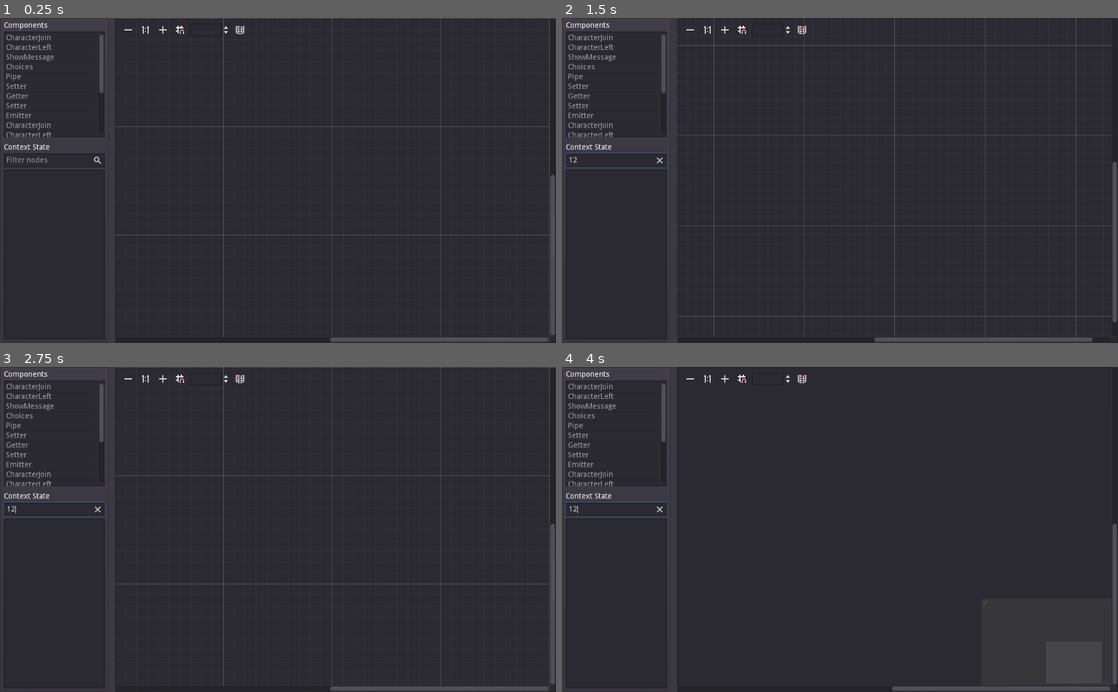
Above: before the commit, frames 1-4 (two rows, left to right).
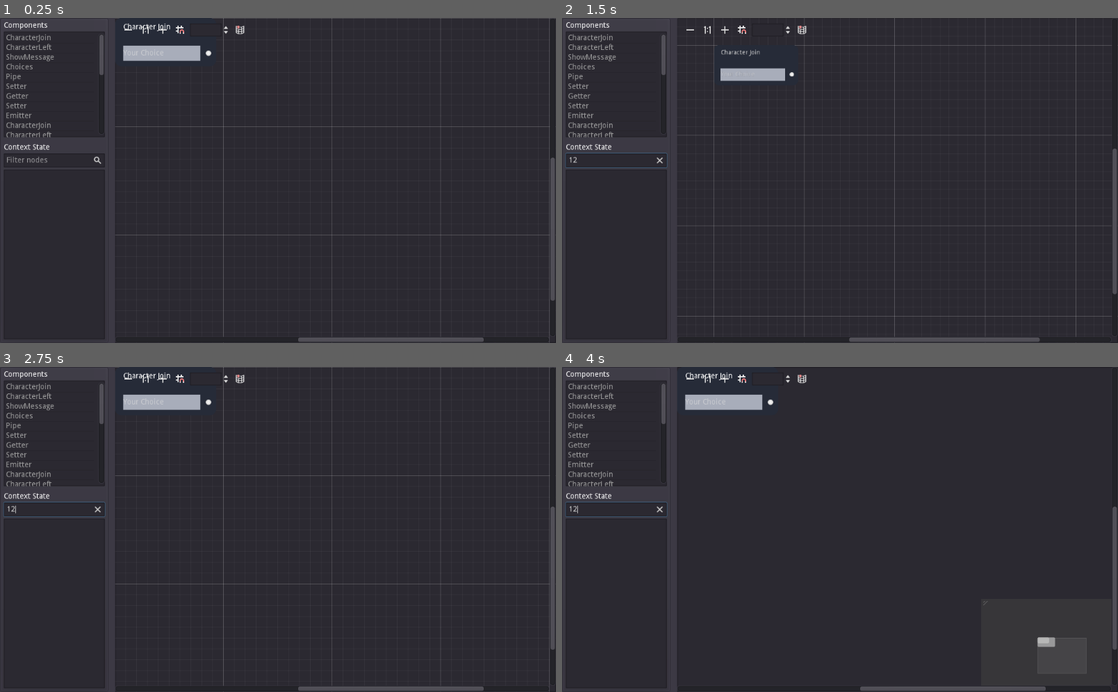
Above: after the commit, the same moments.

Repository: CTRLRLTY/Kata-kata
Game: Godot game, scene res://Scenes/DialogueEditor.tscn
Two runs of this game, one before a commit and one after it. Both use one fixed random seed, a clock stepped at 60 frames per second and the inputs below.
Inputs (mouse positions are in pixels of both pictures, inside the frame that each line leads up to):
- Up to frame 1 (0.25 s): no input
- Up to frame 2 (1.5 s): click (617, 161) at 0.52 s; type "12" at 0.6 s; click (689, 31) at 1.25 s
- Up to frame 3 (2.75 s): click (161, 380) at 2 s
- Up to frame 4 (4 s): click (739, 380) at 2.75 s; click (801, 380) at 3.5 s

The runs differ from the first frame. In frame 1, 1.2% of the frame differs, in the area x 17-100%, y 0-100%; in frame 2, 0.9%; in frame 3, 1.2%; in frame 4, 1.3%, in the area x 17-100%, y 1-100%.

Commit message:
Added CharacterJoinNode

Diff:
--- /dev/null
+++ b/Scenes/Components/CharacterJoinNode.tscn
@@ -0,0 +1,69 @@
+[gd_scene load_steps=3 format=2]
+
+[ext_resource path="res://Resources/Styleboxes/CharacterNodeBG.stylebox" type="StyleBox" id=1]
+
+[sub_resource type="StyleBoxFlat" id=6]
+bg_color = Color( 0.662745, 0.682353, 0.733333, 1 )
+
+[node name="CharacterJoin" type="GraphNode"]
+margin_left = 10.0
+margin_top = 113.0
+margin_right = 196.0
+margin_bottom = 202.0
+mouse_filter = 1
+custom_styles/frame = ExtResource( 1 )
+custom_constants/port_offset = 14
+custom_constants/separation = 0
+slot/0/left_enabled = false
+slot/0/left_type = 0
+slot/0/left_color = Color( 1, 1, 1, 1 )
+slot/0/right_enabled = false
+slot/0/right_type = 0
+slot/0/right_color = Color( 1, 1, 1, 1 )
+slot/1/left_enabled = false
+slot/1/left_type = 0
+slot/1/left_color = Color( 1, 1, 1, 1 )
+slot/1/right_enabled = true
+slot/1/right_type = 0
+slot/1/right_color = Color( 1, 1, 1, 1 )
+__meta__ = {
+"_edit_use_anchors_": false
+}
+
+[node name="Header" type="MarginContainer" parent="."]
+margin_left = 15.0
+margin_top = 10.0
+margin_right = 181.0
+margin_bottom = 51.0
+mouse_filter = 2
+custom_constants/margin_right = 0
+custom_constants/margin_left = 0
+custom_constants/margin_bottom = 27
+
+[node name="Title" type="Label" parent="Header"]
+margin_right = 166.0
+margin_bottom = 14.0
+text = "Character Join"
+
+[node name="Body" type="HBoxContainer" parent="."]
+margin_left = 15.0
+margin_top = 51.0
+margin_right = 181.0
+margin_bottom = 79.0
+mouse_filter = 2
+
+[node name="LineEdit" type="LineEdit" parent="Body"]
+margin_right = 142.0
+margin_bottom = 28.0
+rect_min_size = Vector2( 0, 28 )
+size_flags_horizontal = 3
+custom_styles/normal = SubResource( 6 )
+custom_constants/minimum_spaces = 0
+placeholder_text = "Your Choice"
+
+[node name="PortReference" type="ReferenceRect" parent="Body"]
+margin_left = 146.0
+margin_right = 166.0
+margin_bottom = 28.0
+rect_min_size = Vector2( 20, 0 )
+mouse_filter = 2
--- a/Scenes/Components/ChoiceNode.tscn
+++ b/Scenes/Components/ChoiceNode.tscn
@@ -1,6 +1,6 @@
 [gd_scene load_steps=4 format=2]
 
-[ext_resource path="res://Resources/Styleboxes/NodeBodyFirst.stylebox" type="StyleBox" id=1]
+[ext_resource path="res://Resources/Styleboxes/ChoiceNodeBG.stylebox" type="StyleBox" id=1]
 
 [sub_resource type="StyleBoxFlat" id=1]
 content_margin_left = 5.0
--- a/Scenes/DialogueEditor.tscn
+++ b/Scenes/DialogueEditor.tscn
@@ -1,9 +1,11 @@
-[gd_scene load_steps=10 format=2]
+[gd_scene load_steps=12 format=2]
 
 [ext_resource path="res://Assets/Icons/Search.png" type="Texture" id=1]
 [ext_resource path="res://Scenes/NodeSelection.gd" type="Script" id=2]
 [ext_resource path="res://Scenes/DialogueGraph.gd" type="Script" id=3]
 [ext_resource path="res://Scenes/DialogueEditor.gd" type="Script" id=4]
+[ext_resource path="res://Scenes/Components/CharacterJoinNode.tscn" type="PackedScene" id=5]
+[ext_resource path="res://Scenes/Components/ChoiceNode.tscn" type="PackedScene" id=6]
 
 [sub_resource type="StyleBoxFlat" id=1]
 bg_color = Color( 0.239216, 0.227451, 0.270588, 1 )
@@ -90,7 +92,7 @@
 size_flags_vertical = 3
 custom_styles/selected = SubResource( 2 )
 custom_constants/line_separation = 0
-items = [ "CharacterJoin", null, false, "CharacterLeft", nul …(134 unchanged characters)… er", null, false, "Emitter", null, false ]
+items = [ "CharacterJoin", null, false, "CharacterLeft", nul …(134 unchanged characters)… er", null, false, "Emitter", null, false, "CharacterJoin", null, false, "CharacterLeft", null, false, "ShowMessage", null, false, "Choices", null, false, "Pipe", null, false, "Setter", null, false, "Getter", null, false, "Setter", null, false, "Emitter", null, false ]
 script = ExtResource( 2 )
 
 [node name="LowerHalf" type="VBoxContainer" parent="HSplitContainer/LeftDock/VSplitContainer"]
@@ -133,3 +135,12 @@
 theme = SubResource( 5 )
 minimap_enabled = false
 script = ExtResource( 3 )
+
+[node name="CharacterJoin" parent="HSplitContainer/GraphEdit" instance=ExtResource( 5 )]
+margin_left = 0.0
+margin_top = 0.0
+margin_right = 186.0
+margin_bottom = 89.0
+
+[node name="ChoiceNode" parent="HSplitContainer/GraphEdit" instance=ExtResource( 6 )]
+visible = false
Binary file added: Resources/Styleboxes/CharacterNodeBG.stylebox
Binary file added: Resources/Styleboxes/ChoiceNodeBG.stylebox
Binary file removed: Resources/Styleboxes/NodeBodyFirst.stylebox
